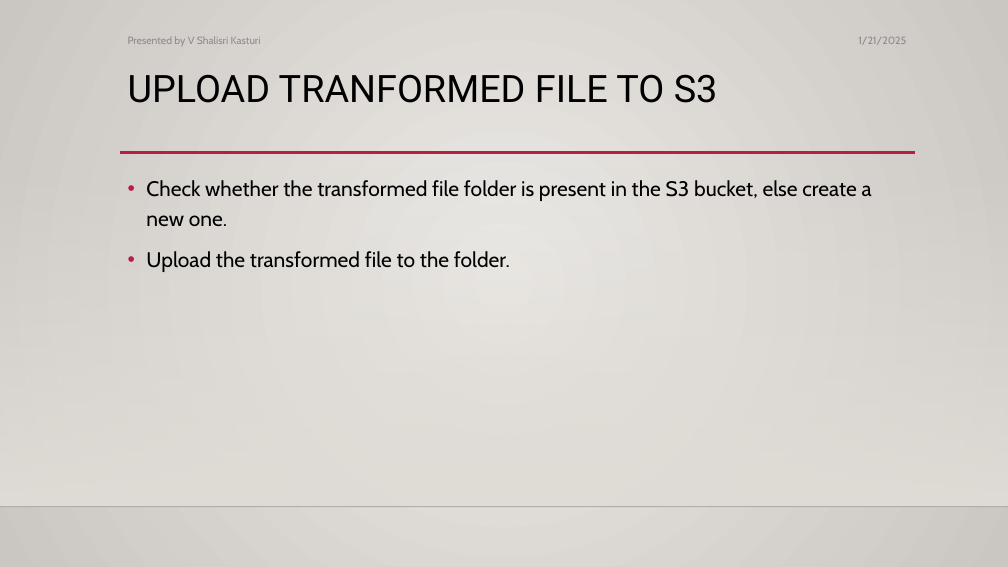
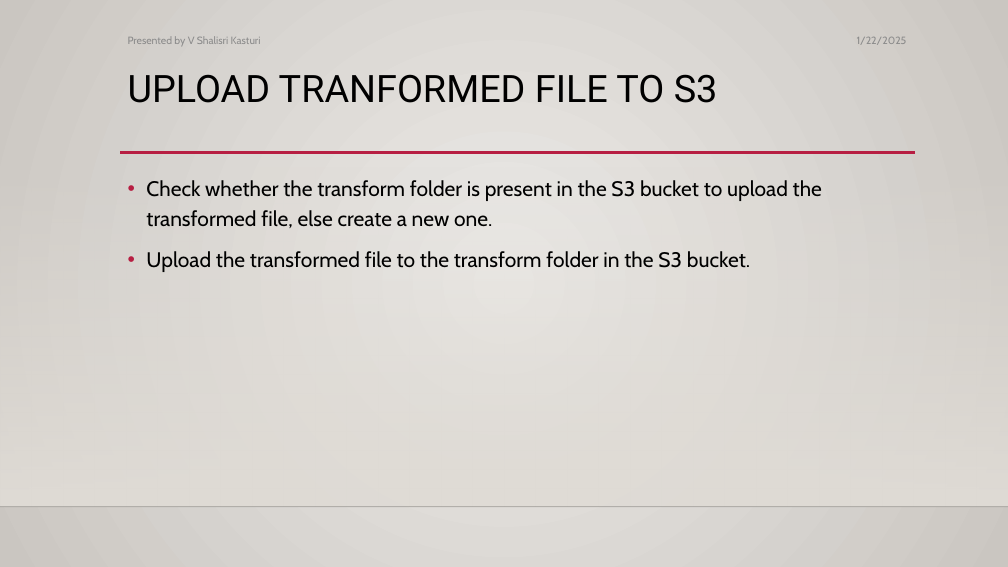
Before and after one commit to shalisrikasturiv/github, a slide deck: slide 10 of EnhancedETLWorkflowwithPythonAWS/Presentation/Shalisri Kasturi V - Enhanced ETL Workflow with Python AWS (DE-WE-E-B2).pptx (slide 9 before the commit). Drawn at 1008x567 pixels with LibreOffice and Linux fonts; fonts in the diff are those of the drawing; background and template pictures are left out. Boxes give left, top, right and bottom in pixels: in the first picture for what was removed or moved away, otherwise in the second. Text is boxed around its words. In the diff, an @@ line names an element or a change of style, - is before the commit and + after.

```diff
--- a/EnhancedETLWorkflowwithPythonAWS/Presentation/Shalisri Kasturi V - Enhanced ETL Workflow with Python AWS (DE-WE-E-B2).pptx
+++ b/EnhancedETLWorkflowwithPythonAWS/Presentation/Shalisri Kasturi V - Enhanced ETL Workflow with Python AWS (DE-WE-E-B2).pptx
@@ text at (857,37,907,45): text changed @@
-1/21/2025
+1/22/2025
@@ text at (146,180,822,272): text changed @@
-• Check whether the transformed file folder is present in the S3 bucket, else create a new one.
-• Upload the transformed file to the folder.
+• Check whether the transform folder is present in the S3 bucket to upload the transformed file, else create a new one.
+• Upload the transformed file to the transform folder in the S3 bucket.
```
Also in this commit, not shown: 12 other slides changed, 1 slide added.
